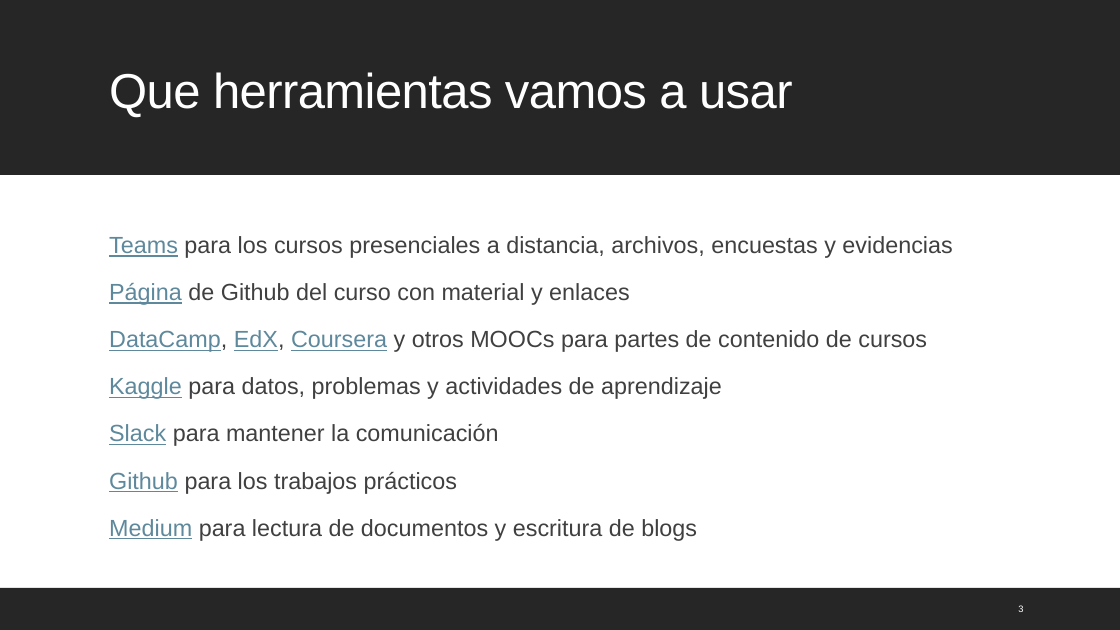
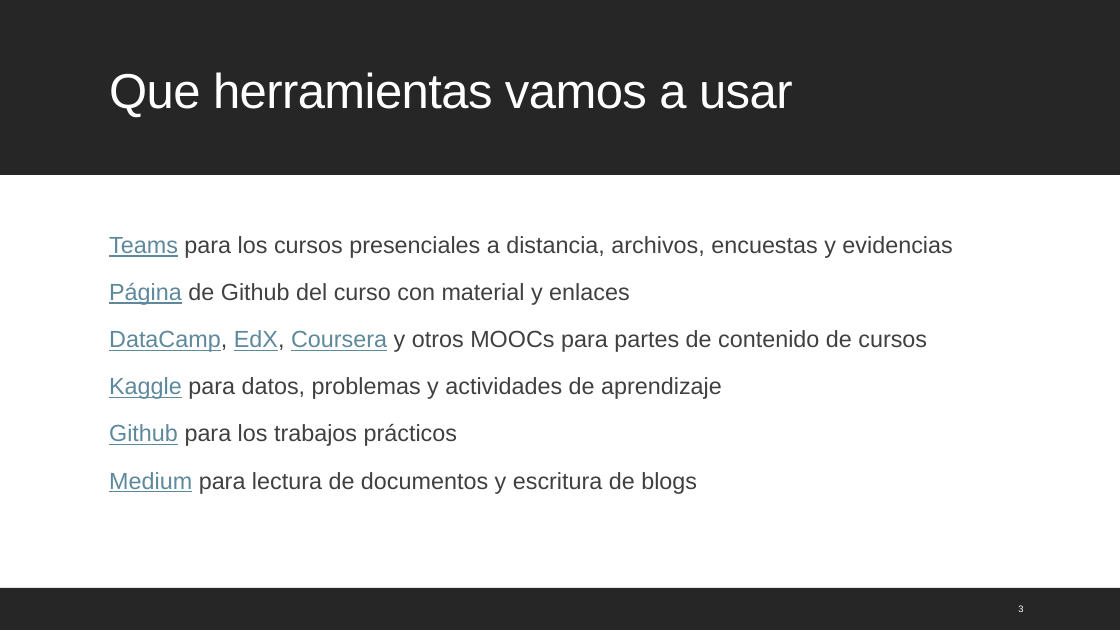
Before and after one commit to mcd-unison/ing-caract, a slide deck: slide 3 of slides/inicial.pptx. Drawn at 1120x630 pixels with LibreOffice and Linux fonts; fonts in the diff are those of the drawing. Boxes give left, top, right and bottom in pixels: in the first picture for what was removed or moved away, otherwise in the second. Text is boxed around its words. In the diff, an @@ line names an element or a change of style, - is before the commit and + after.

```diff
--- a/slides/inicial.pptx
+++ b/slides/inicial.pptx
@@ text at (109, 424, 499, 446): paragraph removed @@
-  Slack para mantener la comunicación
```
Also in this commit, not shown: 4 other slides changed, 7 other files.
